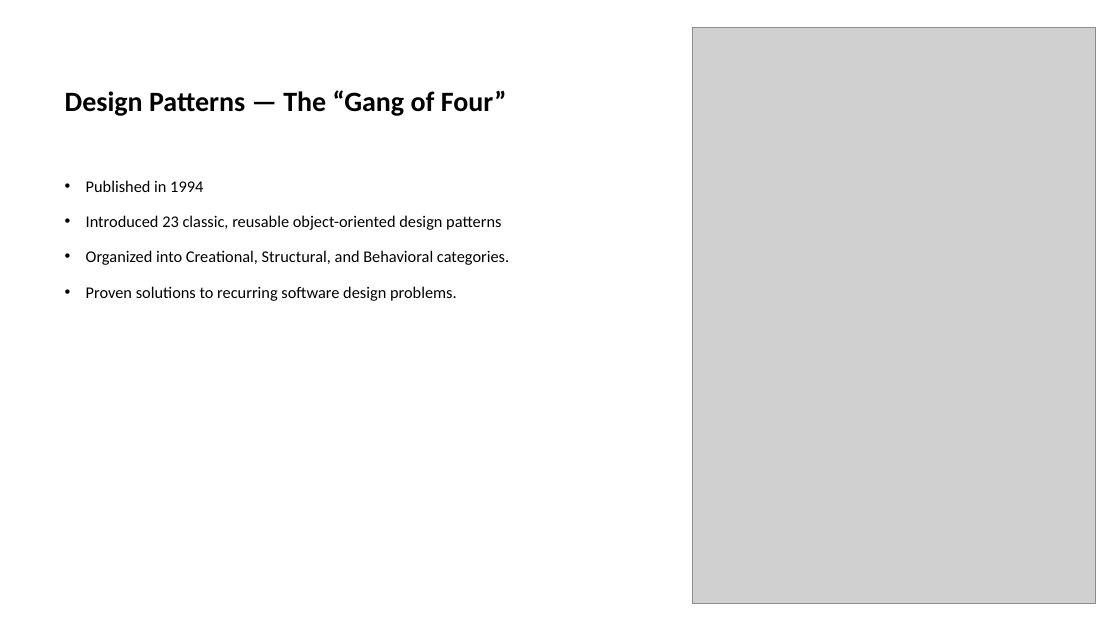
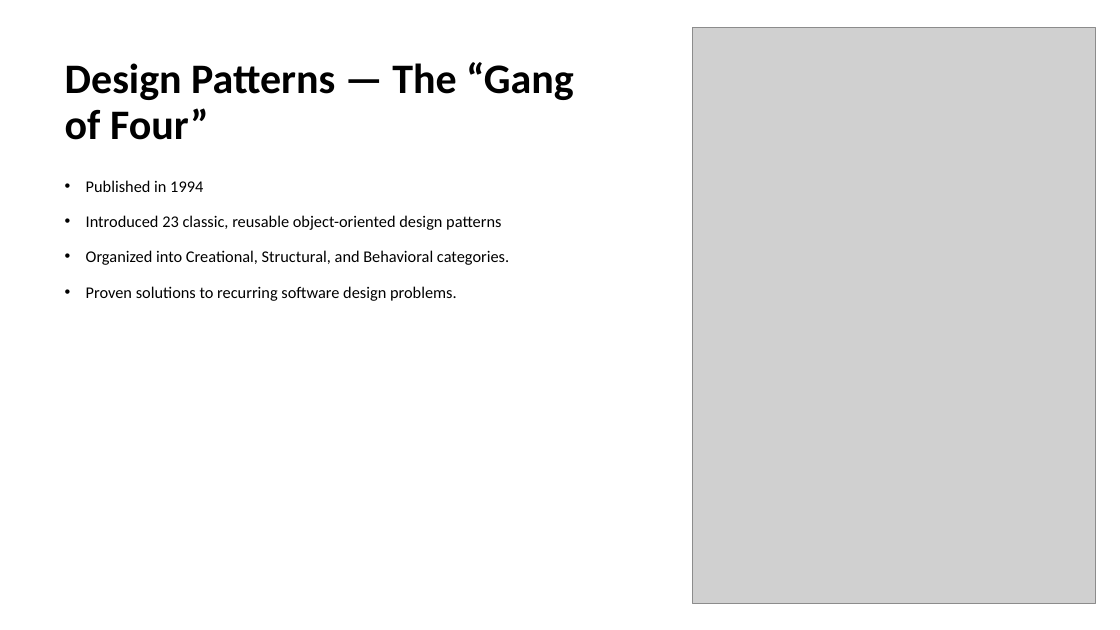
Before and after one commit to jerrykorulla/design-patterns-examples, a slide deck: slide 3 of Design Patterns in C++.pptx (slide 2 before the commit). Drawn at 1120x630 pixels with LibreOffice and Linux fonts; fonts in the diff are those of the drawing; grey boxes stand for pictures. Boxes give left, top, right and bottom in pixels: in the first picture for what was removed or moved away, otherwise in the second. Text is boxed around its words. In the diff, an @@ line names an element or a change of style, - is before the commit and + after.

Commit message:
Update presentation on design patterns in C++

```diff
--- a/Design Patterns in C++.pptx
+++ b/Design Patterns in C++.pptx
@@ title "Design Patterns — The “Gang ..." at (65,62,574,140): size 24 to 36 pt @@
```
Also in this commit, not shown: 1 slide added.
